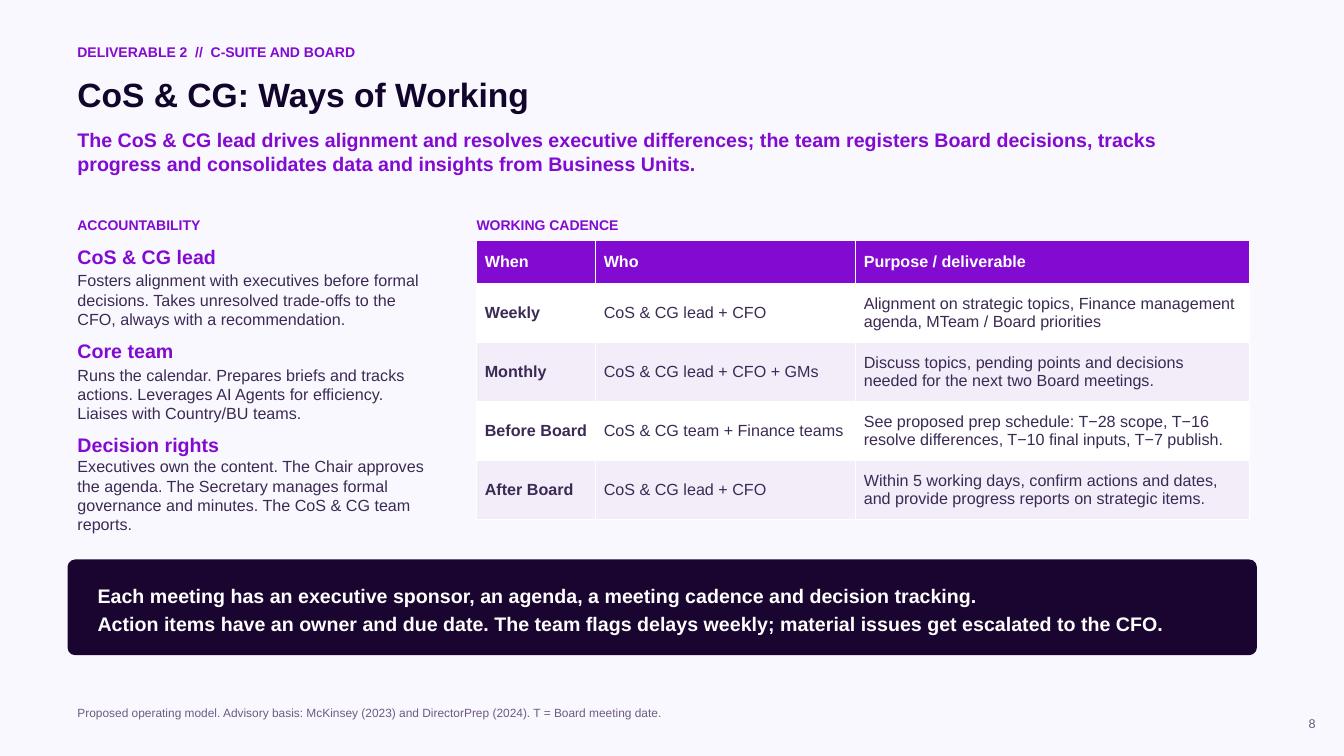
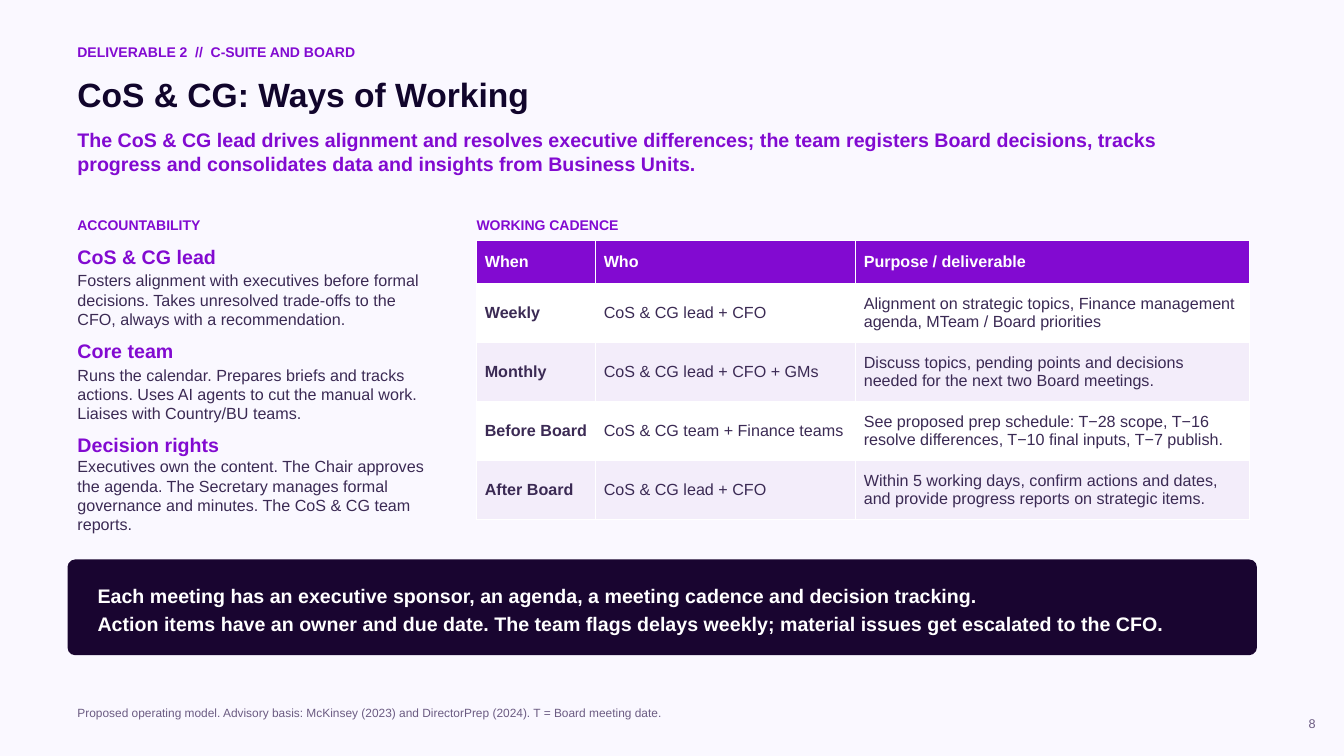
Before and after one commit to cmx24/business-case, a slide deck: slide 8 of deck/CFO_CoS_deck_v10.pptx. Drawn at 1344x756 pixels with LibreOffice and Linux fonts; fonts in the diff are those of the drawing. Boxes give left, top, right and bottom in pixels: in the first picture for what was removed or moved away, otherwise in the second. Text is boxed around its words. In the diff, an @@ line names an element or a change of style, - is before the commit and + after.

```diff
--- a/deck/CFO_CoS_deck_v10.pptx
+++ b/deck/CFO_CoS_deck_v10.pptx
@@ text at bbox=[77, 369, 416, 423]: text changed @@
-Runs the calendar. Prepares briefs and tracks actions. Leverages AI Agents for efficiency. Liaises with Country/BU teams.
+Runs the calendar. Prepares briefs and tracks actions. Uses AI agents to cut the manual work. Liaises with Country/BU teams.
```
Also in this commit, not shown: 4 other slides changed, 2 other files.
